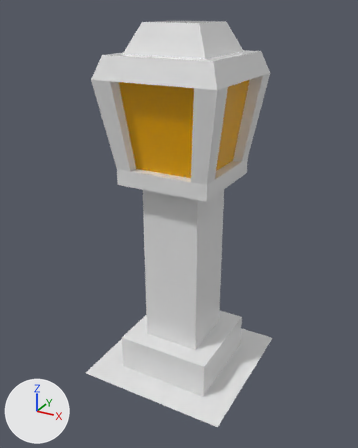
Two versions of the FBX model DcMonalds/Assets/Graphics/3DModels/Obstacles/obstacle_lamppost.fbx, one commit apart.
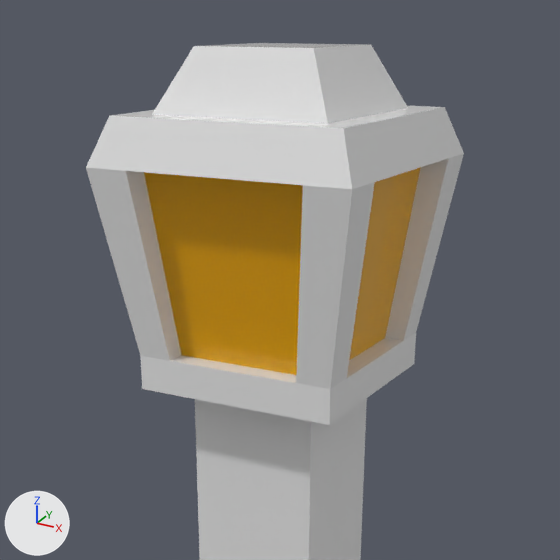
Old and new are each drawn whole from a camera (50 mm lens) standing at (1.101, -2.059, 2.876) and looking at (-0.012, -0.034, 1.864) and again close up on the part from 14% to 88% of the width and 0% to 59% of the height. Every picture has the same lights, and +X, +Y and +Z are marked at lower left. Where no turn or scale is listed for an object, it has been applied to the vertices. Vertices at the same position are counted once.

Objects in the first close-up: 'Lamppost'.
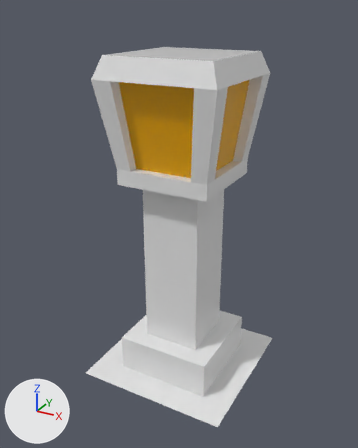
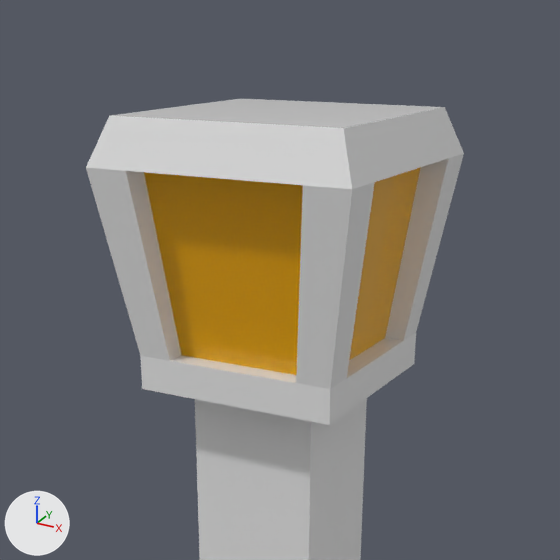
Location of each change, (x1, y1, x2, y2) in pixels of the close-ups (560 x 560 px; the box of a moved part takes in the faces that stretch with it):
'Lamppost', reshaped: before (86, 43, 464, 560); after (86, 99, 464, 560)
part 1 of me_cube_015, moved or reshaped: before (110, 43, 443, 128); after (110, 99, 443, 128)

Edits to the bpy script that builds the scene:
```text
Change me_cube_015:
    used by ob_lamppost; location = (0.0, 0.0, 1.657)
    remove me_cube_015.from_pydata(...)  # 92 vertices, 75 faces; spans x -0.4..0.4, y -0.4..0.4, z -0.64..1.16
    add me_cube_015.from_pydata(...)  # 88 vertices, 71 faces; spans x -0.4..0.4, y -0.4..0.4, z -0.64..1.03
    me_cube_015 part 1
    8 vertices are removed from x -0.2..0.2, y -0.2..0.2, z 1.03..1.16
    13 faces are deleted
    4 vertices are added at (0.17, 0.17, 1.03), (-0.18, 0.17, 1.03), (-0.17, -0.18, 1.03), (0.17, -0.18, 1.03)
    9 new faces join them, mat_material_019 (its picture is missing)
```
